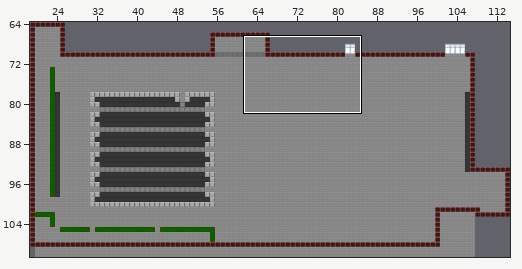
Tiled map (JSON): maps/erba_inner_yard.json. Above: a wide view before the commit, with the close-up outlined.
Close-up. Before the commit:
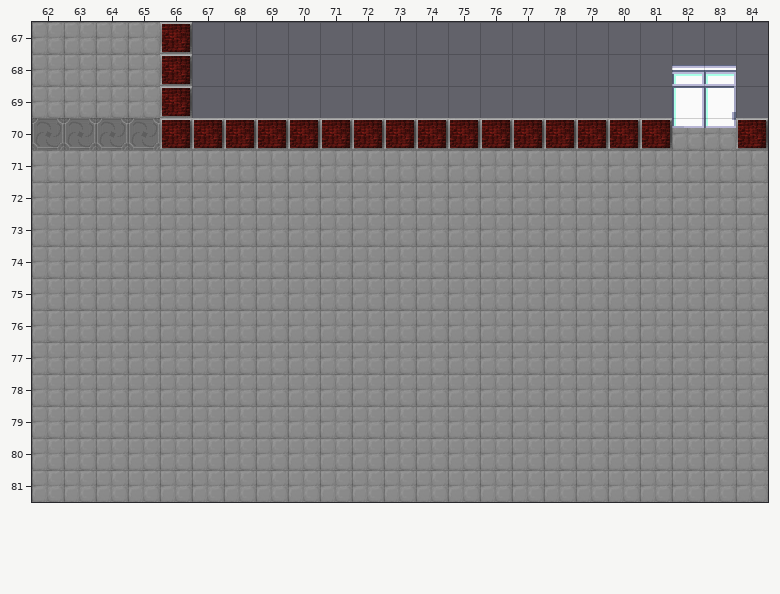
Cells are 32x32 px. Shown: x 62..84, y 67..81.
Once edited:
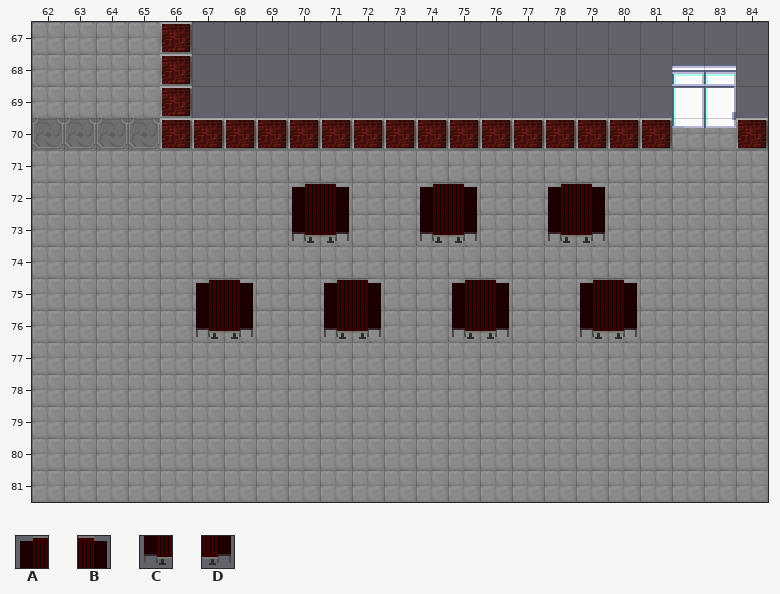
Key: from "erba_outdoor": A 6, B 7, C 14, D 15.
_ is an empty cell.
From old to new:
{"where": "layer \"world\""}
{"y":72,"x":70,"old":"__","new":"AB"}
{"y":72,"x":74,"old":"__","new":"AB"}
{"y":72,"x":78,"old":"__","new":"AB"}
{"y":73,"x":70,"old":"__","new":"CD"}
{"y":73,"x":74,"old":"__","new":"CD"}
{"y":73,"x":78,"old":"__","new":"CD"}
{"y":75,"x":67,"old":"__","new":"AB"}
{"y":75,"x":71,"old":"__","new":"AB"}
{"y":75,"x":75,"old":"__","new":"AB"}
{"y":75,"x":79,"old":"__","new":"AB"}
{"y":76,"x":67,"old":"__","new":"CD"}
{"y":76,"x":71,"old":"__","new":"CD"}
{"y":76,"x":75,"old":"__","new":"CD"}
{"y":76,"x":79,"old":"__","new":"CD"}
{"label":"added","picture_box":[290,182,349,246]}
{"label":"added","picture_box":[418,182,477,246]}
{"label":"added","picture_box":[546,182,605,246]}
{"label":"added","picture_box":[194,278,253,342]}
{"label":"added","picture_box":[322,278,381,342]}
{"label":"added","picture_box":[450,278,509,342]}
{"label":"added","picture_box":[578,278,637,342]}
